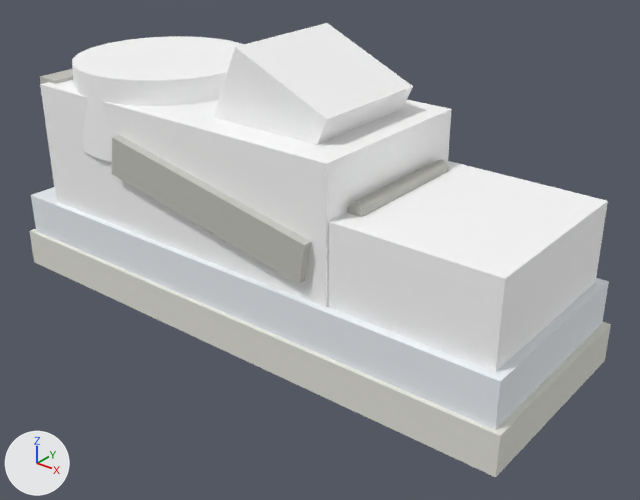
One commit to the glTF model frontend/public/assets/models/nike-air-force-1-low-07-blanco.glb: the scene before it, then after it.
The view is the same before and after, from a 50 mm lens placed at (0.258, -0.299, 0.223), pointed at (0.021, -0.002, 0.039). Lighting does not change. The marker at lower left points along +X, +Y and +Z. The picture after the commit comes second. Where no turn or scale is listed for an object, it has been applied to the vertices. Vertices at exactly the same position are counted once.

Names of what the first picture shows: 'nike-air-force-1-low-07-blanco-generico'.
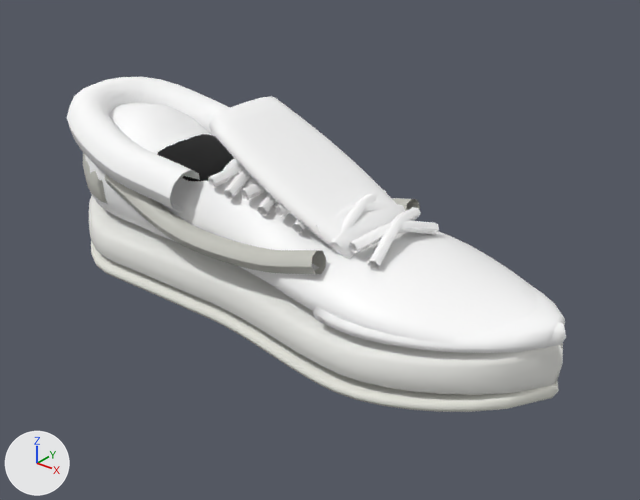
The change in detail:
Material 'cuello-acolchado' (mat_cuello_acolchado) is new.
Its base color is (1.0, 1.0, 1.0) (white #ffffff).
Its roughness is 0.72.
Material 'cordon-a-0' (mat_cordon_a_0) is new.
Its base color is (1.0, 1.0, 1.0) (white #ffffff).
Its roughness is 0.75.
Material 'forro-interno' (mat_forro_interno) is new.
Its base color is (0.00124, 0.00137, 0.00164) (black #040505).
Its roughness is 0.92.
Material 'panel-lateral' (mat_panel_lateral) is new.
Its base color is (0.564, 0.564, 0.515) (light grey #c6c6be).
Its roughness is 0.42.
me_sneaker_generico is used by ob_nike_air_force_1_low_07_blanco_generico; location (0.0, 0.0, 0.0689).
me_sneaker_generico had 180 vertices, 312 faces and spanned x -0.145..0.145, y -0.052..0.052, z -0.069..0.069.
me_sneaker_generico now has 3936 vertices, 7672 faces and spans x -0.145..0.145, y -0.049..0.049, z -0.051..0.051.
me_sneaker_generico part 1: the loose piece of 50 vertices spanning x -0.129..-0.032, y -0.048..0.048, z 0.006..0.047 is rebuilt with 250 vertices and now spans x -0.141..-0.035, y -0.047..0.047, z 0.003..0.045, in mat_cuello_acolchado (white #ffffff).
me_sneaker_generico part 2: the loose piece of 8 vertices spanning x -0.145..0.145, y -0.052..0.052, z -0.069..-0.05 is rebuilt with 650 vertices and now spans x -0.145..0.145, y -0.049..0.049, z -0.051..-0.036.
me_sneaker_generico part 3: the loose piece of 8 vertices spanning x -0.142..0.142, y -0.049..0.049, z -0.052..-0.028 is rebuilt with 650 vertices and now spans x -0.145..0.145, y -0.048..0.048, z -0.045..-0.015.
me_sneaker_generico part 4: the loose piece of 8 vertices spanning x -0.026..0.047, y -0.031..0.031, z -0.007..0.069 is rebuilt with 146 vertices and now spans x -0.028..0.054, y -0.028..0.028, z -0.003..0.051.
me_sneaker_generico part 5: the loose piece of 8 vertices spanning x -0.124..0.059, y -0.046..0.046, z -0.031..0.035 is rebuilt with 758 vertices and now spans x -0.145..0.145, y -0.045..0.045, z -0.026..0.036.
me_sneaker_generico part 6: the loose piece of 8 vertices spanning x 0.03..0.137, y -0.045..0.045, z -0.03..0.011 is rebuilt with 222 vertices and now spans x 0.05..0.142, y -0.047..0.047, z -0.025..-0.006.
me_sneaker_generico part 7: 90 vertices removed from x -0.131..0.067, y -0.05..0.05, z -0.022..0.037; 1260 vertices added at x -0.145..0.07, y -0.045..0.045, z -0.02..0.027.
me_sneaker_generico no longer uses material mat_cuello (white #ffffff).
me_sneaker_generico no longer uses material mat_panel_ext (light grey #c6c6be).
me_sneaker_generico no longer uses material mat_cordon_1 (light grey #c6c6be).
me_sneaker_generico gains material mat_forro_interno (black #040505).
me_sneaker_generico gains material mat_cuello_acolchado (white #ffffff).
me_sneaker_generico gains material mat_panel_lateral (light grey #c6c6be).
me_sneaker_generico gains material mat_cordon_a_0 (white #ffffff).
Object 'nike-air-force-1-low-07-blanco-generico' (ob_nike_air_force_1_low_07_blanco_generico) moves from (0.0, 0.0, 0.0689) to (0.0, 0.0, 0.0509).

What differs and where, as boxes [x1, y1, x2, y2] in the pictures (640 x 500 px):
'nike-air-force-1-low-07-blanco-generico', reshaped, moved (14% narrower, 26% shorter)
    before: [30, 23, 611, 477]
    after: [67, 77, 566, 412]
part 1 of me_sneaker_generico, rebuilt
    before: [72, 36, 244, 162]
    after: [67, 77, 230, 212]
part 2 of me_sneaker_generico, rebuilt (19% narrower, 31% shorter)
    before: [30, 229, 611, 477]
    after: [91, 242, 559, 412]
part 3 of me_sneaker_generico, rebuilt
    before: [31, 187, 609, 430]
    after: [89, 196, 563, 395]
part 4 of me_sneaker_generico, rebuilt
    before: [214, 23, 413, 145]
    after: [209, 96, 404, 259]
part 5 of me_sneaker_generico, rebuilt
    before: [40, 80, 452, 307]
    after: [85, 103, 566, 353]
part 6 of me_sneaker_generico, rebuilt
    before: [328, 161, 608, 372]
    after: [313, 285, 565, 353]
part 7 of me_sneaker_generico, cut back
    before: [40, 69, 449, 284]
    after: [83, 134, 439, 274]
